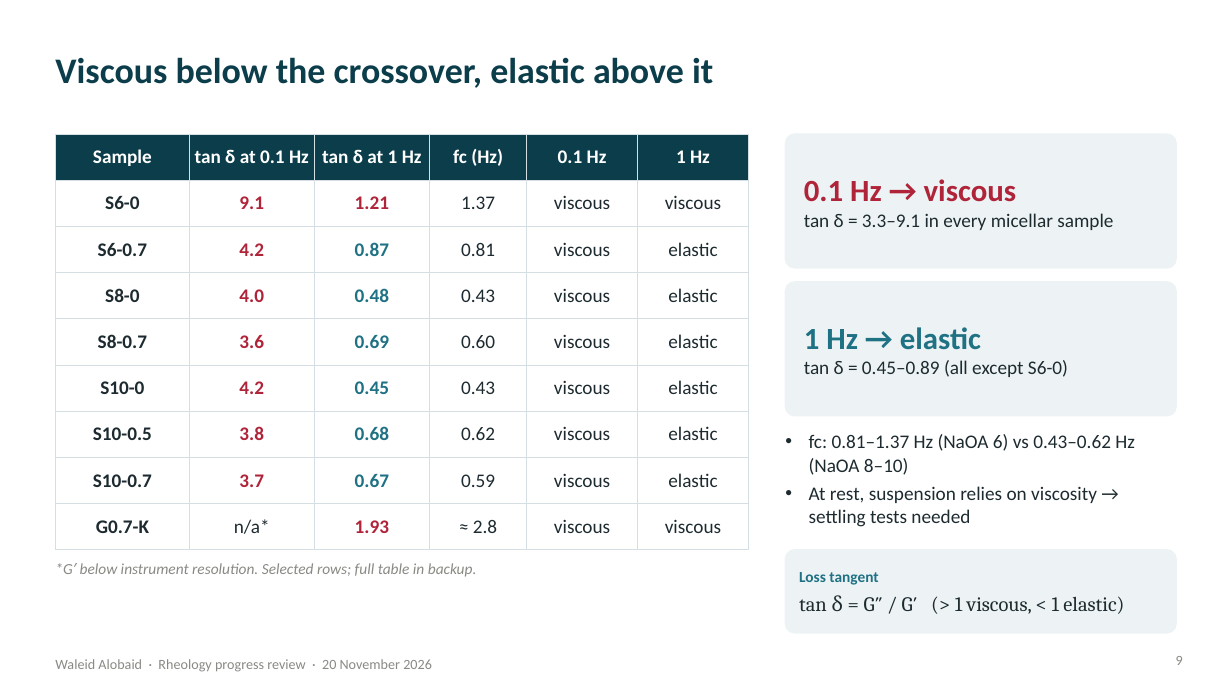
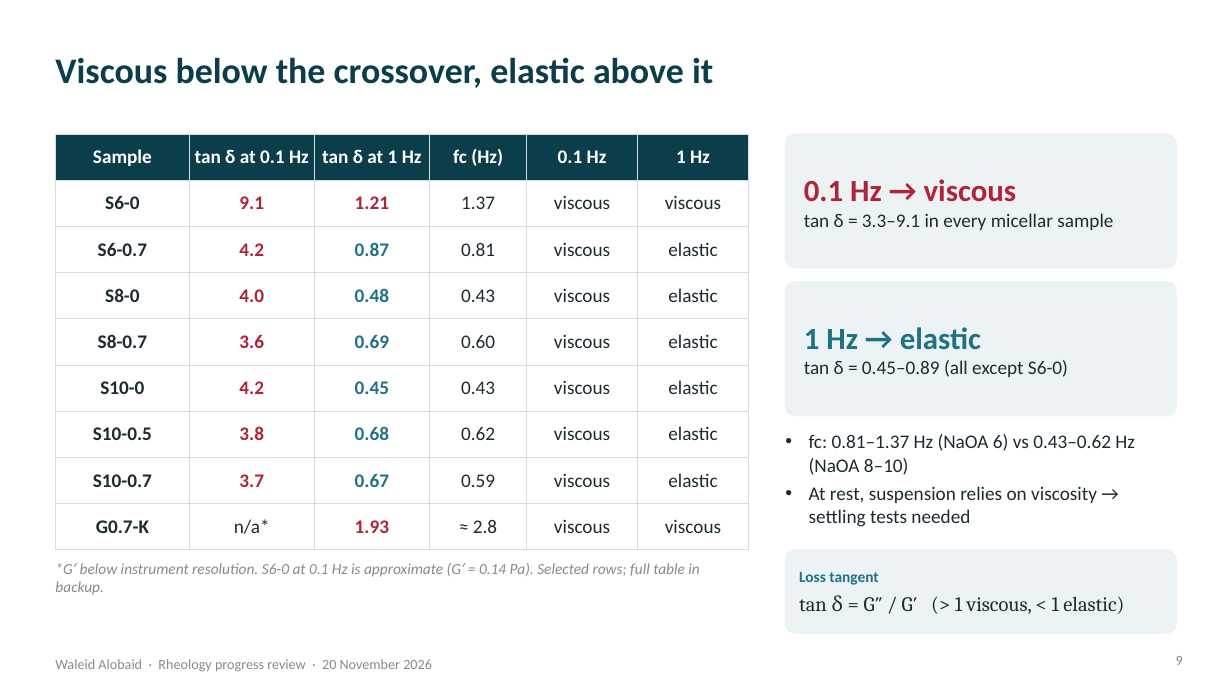
Before and after one commit to 25im0024-lab/waled, a slide deck: slide 9 of reports/rheology-2026-11/presentation/Rheology_Progress_Presentation_2026-11-20.pptx. Drawn at 1232x693 pixels with LibreOffice and Linux fonts; fonts in the diff are those of the drawing. Boxes give left, top, right and bottom in pixels: in the first picture for what was removed or moved away, otherwise in the second. Text is boxed around its words. In the diff, an @@ line names an element or a change of style, - is before the commit and + after.

```diff
--- a/reports/rheology-2026-11/presentation/Rheology_Progress_Presentation_2026-11-20.pptx
+++ b/reports/rheology-2026-11/presentation/Rheology_Progress_Presentation_2026-11-20.pptx
@@ text at <box>55,563,699,595</box>: text changed @@
-*G′ below instrument resolution. Selected rows; full table in backup.
+*G′ below instrument resolution. S6-0 at 0.1 Hz is approximate (G′ = 0.14 Pa). Selected rows; full table in backup.
```
Also in this commit, not shown: 4 other slides changed, 3 other files.
